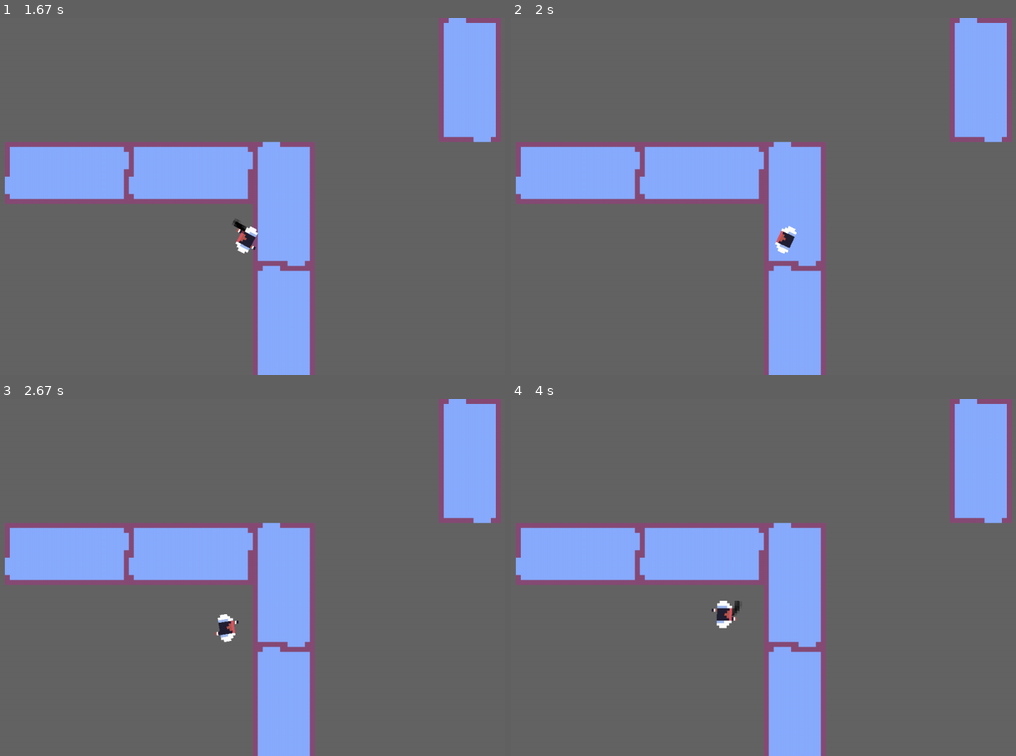
Above: before the commit, frames 1-4 (two rows, left to right).
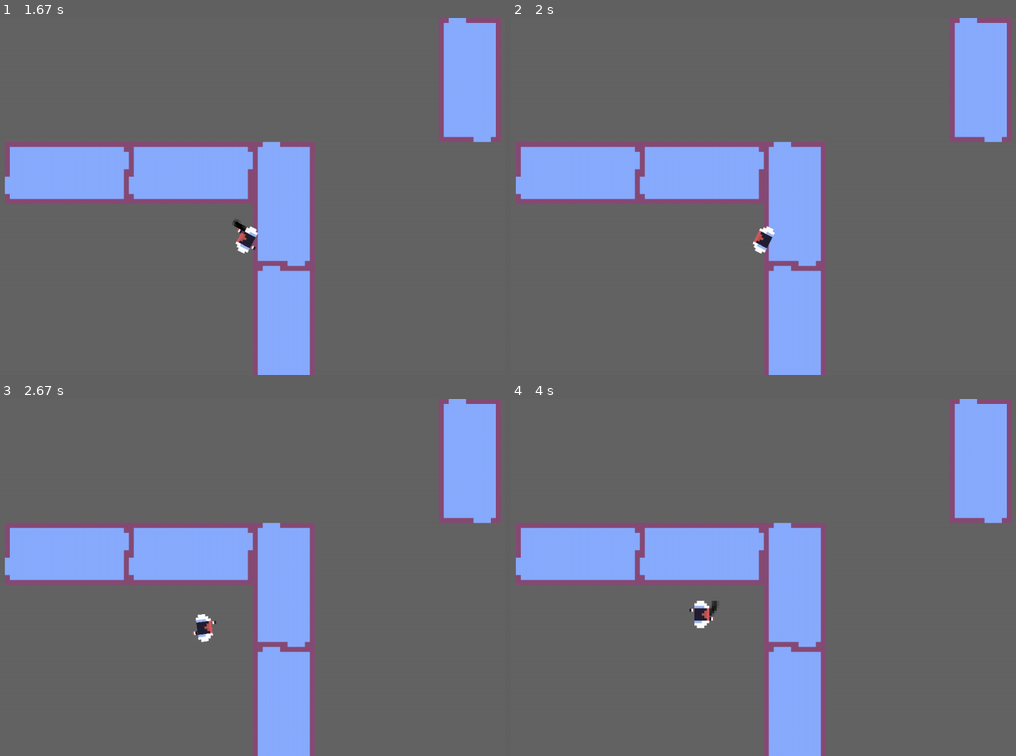
Above: after the commit, the same moments.

Repository: LeanHydra84/PyGames-2023
Game: pygame game, started from main.py
The game is run twice, just before and just after one commit, with the same random seed, the same clock (stepped at 60 frames per second) and the same inputs.
Inputs (mouse positions are in pixels of both pictures, inside the frame that each line leads up to):
- Up to frame 1 (1.67 s): hold D 0.33-0.8 s; move the mouse to (237, 210) at 0.37 s; click (262, 221) at 0.88 s; hold W 1.17-1.47 s; click (106, 200) at 1.25 s; hold D from 1.5 s (still down); click (65, 142) at 1.58 s
- Up to frame 2 (2 s): release D at 1.97 s
- Up to frame 3 (2.67 s): hold A 2-2.53 s; click (353, 452) at 2.08 s; hold S from 2.57 s (still down); click (333, 609) at 2.65 s
- Up to frame 4 (4 s): release S at 2.87 s; hold A 2.9-3.3 s; click (783, 456) at 2.98 s; hold W 3.33-3.7 s; click (541, 566) at 3.42 s; hold D from 3.73 s (still down); click (778, 613) at 3.82 s

Frame 1 is identical in both runs. In frame 2, 0.4% of the frame differs, in the area x 47-57%, y 58-67%; in frame 3, 0.5%; in frame 4, 0.5%, in the area x 35-46%, y 56-65%.

Commit message:
Collision :DDDDD

Diff:
--- a/character.py
+++ b/character.py
@@ -63,7 +63,7 @@
             self.increment_frames()
             self.set_active_frame()
 
-    def update(self, movement, room):
+    def update(self, movement, map):
 
         self.update_frame_tick()
 
@@ -83,6 +83,7 @@
         if mx != 0 or my != 0:
             mv = pygame.Vector2(mx, my).normalize() * self.speed
             self.position += mv
+
             if self.moving != True:
                 self.moving = True
                 self.recalculate_imagebase()
@@ -97,6 +98,8 @@
             self.right = False
 
         # Positioning
+
+
         self.rect.x = self.position.x
         self.rect.y = self.position.y
 
--- a/main.py
+++ b/main.py
@@ -12,6 +12,7 @@
     pygame.init()
 
     screen = pygame.display.set_mode(SCREENSIZE)
+    pygame.display.set_caption("School Game")
     clock = pygame.time.Clock()
 
     room_creator.room_scale = 5
@@ -69,7 +70,7 @@
 
         # Update
 
-        char.update(keys, pygame.Vector2(pygame.mouse.get_pos()))
+        char.update(keys, pygame.Vector2(pygame.mouse.get_pos()), map)
 
         # Draw
 
--- a/player.py
+++ b/player.py
@@ -80,6 +80,14 @@
             self.increment_frames()
             self.calculate_active_frame()
 
+def check_collider(collider: pygame.Surface, point: list[int]) -> bool:
+
+    colrect = collider.get_rect()
+    if point[0] < colrect.w and point[0] >= 0 and point[1] < colrect.h and point[1] >= 0:
+        if collider.get_at(point) == pygame.Color(255, 255, 255, 255):
+            return True
+        return False
+    return True
 
 
 class Player(pygame.sprite.Sprite):
@@ -105,7 +113,7 @@
         if self.stategraph.state() == 0:
             self.stategraph.force_state(1)
 
-    def update(self, keys, mousepos : pygame.Vector2):
+    def update(self, keys, mousepos : pygame.Vector2, map):
 
         # Animation
         self.stategraph.tick()
@@ -114,7 +122,7 @@
 
         self.rotation = -(mousepos - self.position).as_polar()[1]
         self.image = pygame.transform.rotate(self.stategraph.activeFrame, self.rotation)
-        self.rect = self.image.get_rect()
+        self.rect = self.image.get_rect(center=self.position)
 
         # Movement
         mx = 1 if keys[3] else -1 if keys[1] else 0
@@ -124,7 +132,22 @@
             mv = pygame.Vector2(mx, my).normalize() * self.speed
             if keys[4]:
                 mv *= 1.7
-            self.position += mv
+
+            room = map.get_inside(self)
+            if room != None:
+                collider : pygame.Surface = room.collider
+                pixelindex = [int(self.position.x + mv.x - room.rect.x), int(self.position.y + mv.y - room.rect.y)]
+                colrect = collider.get_rect()
+
+                if check_collider(collider, pixelindex):
+                    self.position += mv
+                elif check_collider(collider, [int(self.position.x + mv.x - room.rect.x), int(self.position.y - room.rect.y)]):
+                    self.position.x += mv.x
+                elif check_collider(collider, [int(self.position.x - room.rect.x), int(self.position.y + mv.y - room.rect.y)]):
+                    self.position.y += mv.y
+
+            else:
+                self.position += mv
 
             if self.moving == False:
                 #self.feet.add(self.groups()[0])
--- a/room_creator.py
+++ b/room_creator.py
@@ -84,6 +84,12 @@
 
         pass
 
+    def get_inside(self, sprite : pygame.sprite.Sprite):
+        collist = pygame.sprite.spritecollide(sprite, self.group, False)
+        if len(collist) > 0:
+            return collist[0]
+        return None
+
     def create_rooms(self):
         roomCollection = read_json(json_path)
         required = [RoomArchetype(p) for p in roomCollection["requiredrooms"]]
